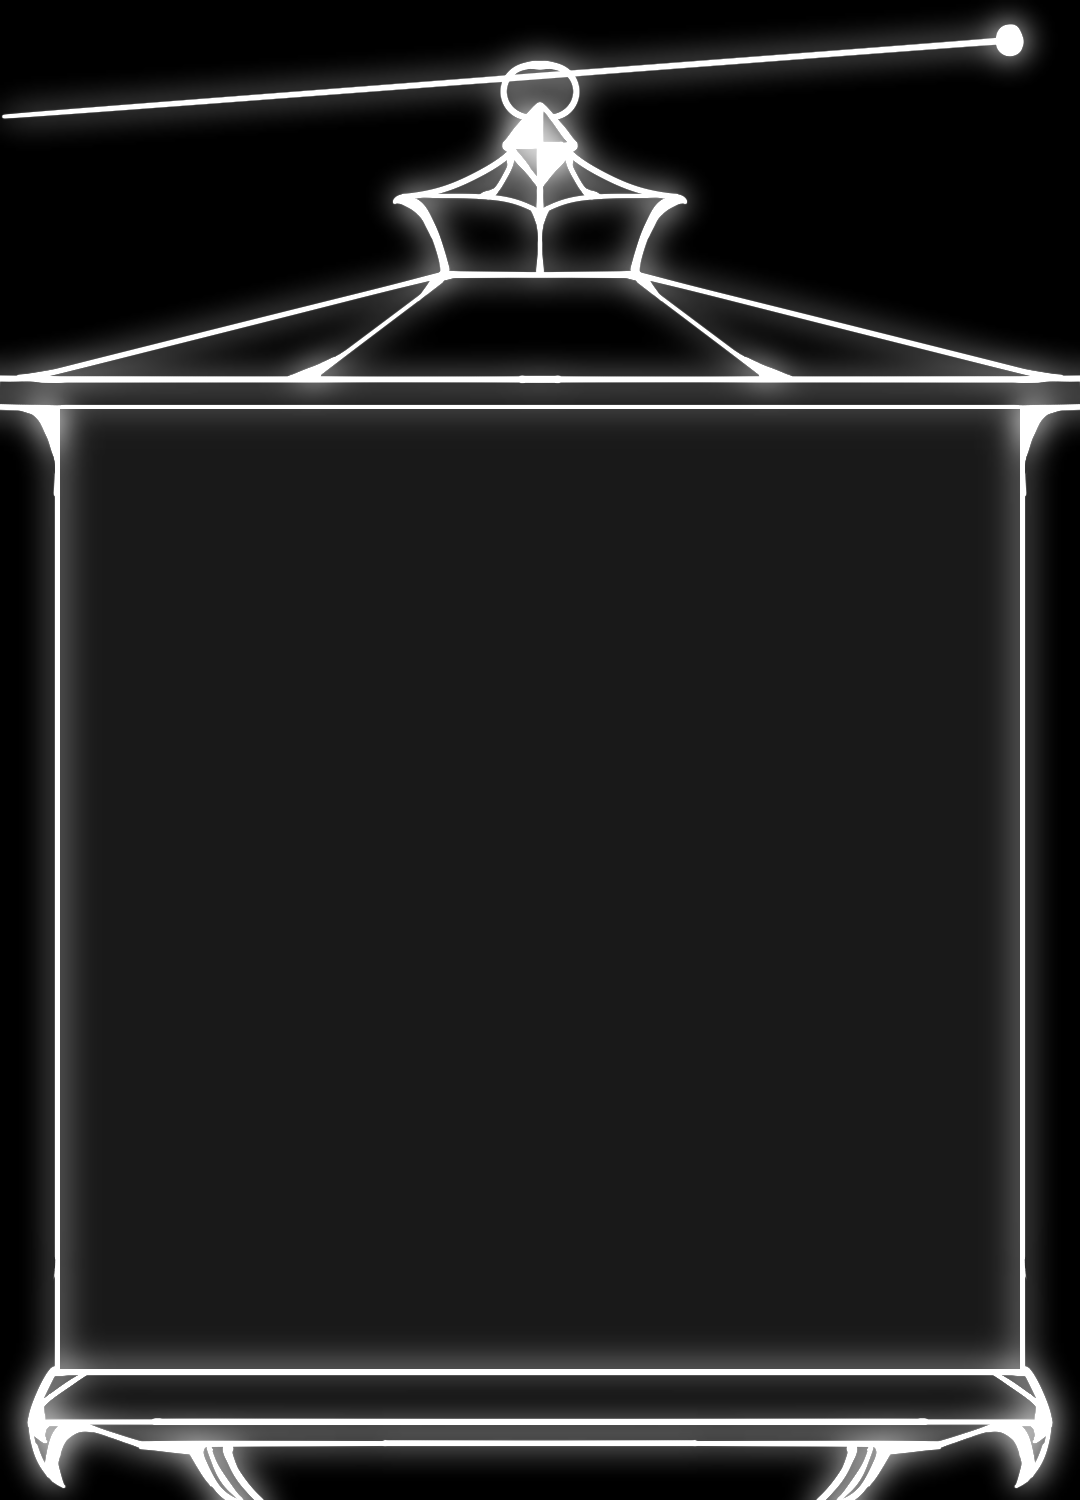
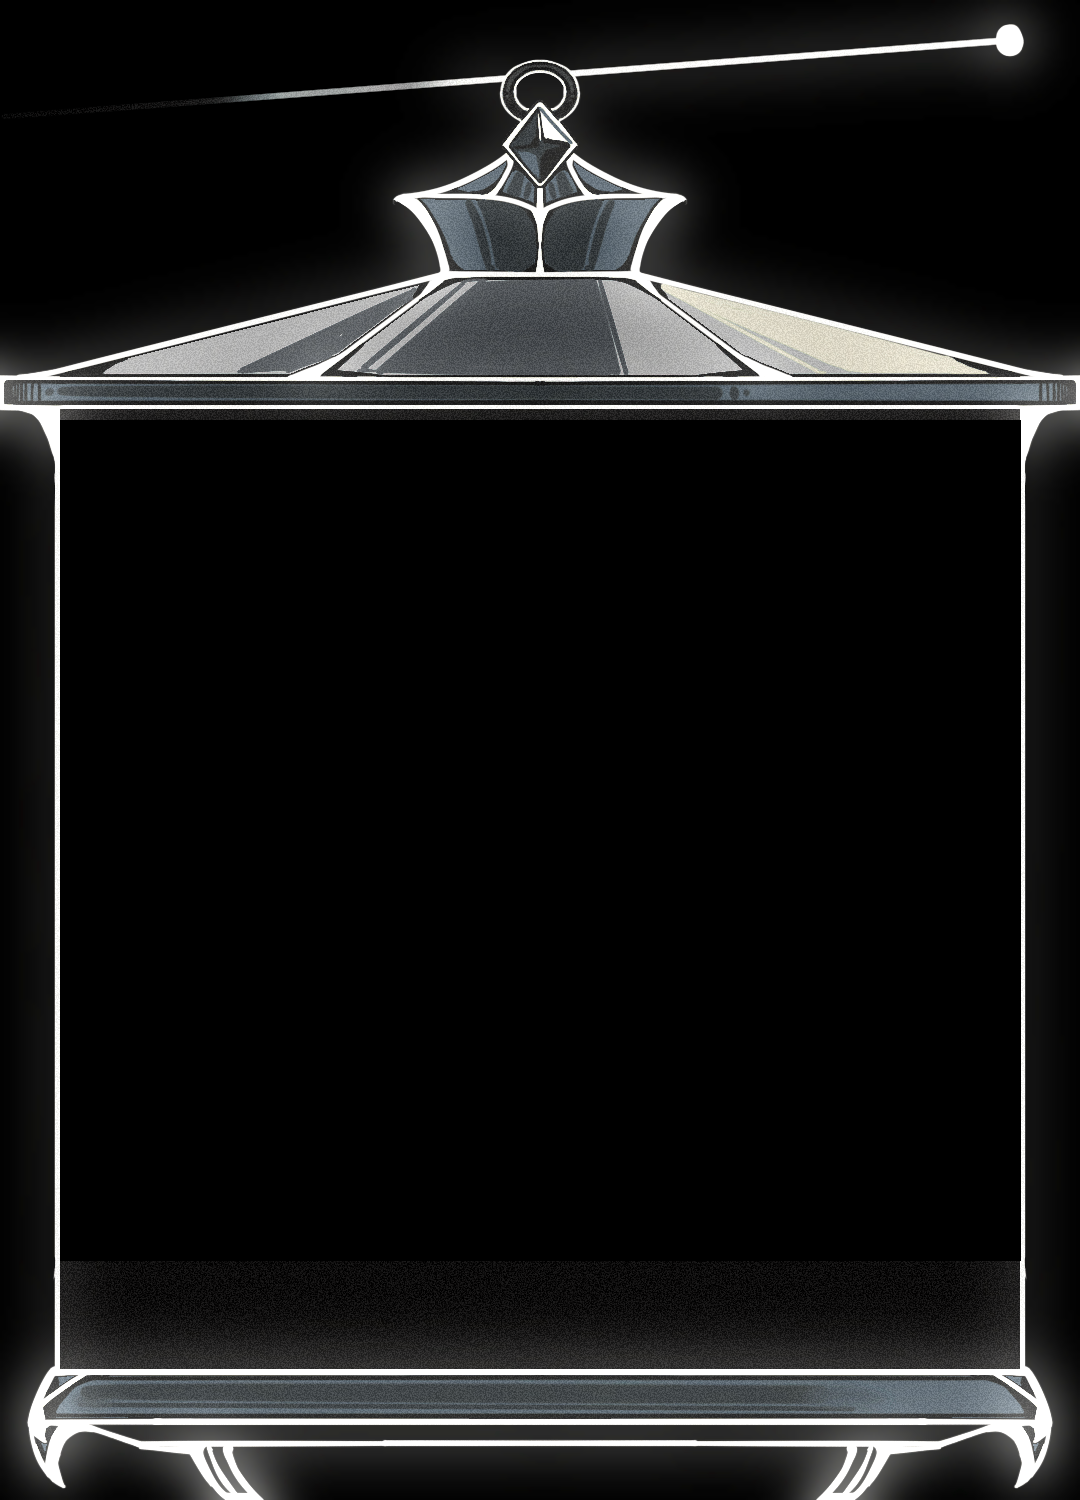
Revision of a layered 1080x1500 image; what changed, layer by layer:
added layer "CenterBlackCover" above "레이어 1" over [60, 420, 1021, 1261]
hid "레이어 1" (1st of 3) over [0, 0, 1080, 1500]
showed "레이어 1" (2nd of 3), painted on it over [0, 0, 1080, 1500]
added layer "레이어 1" (3rd of 3) above "배경" over [0, 24, 1080, 1500]